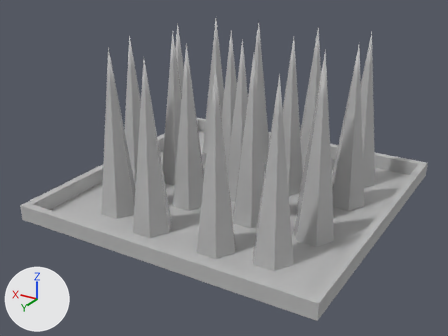
What one commit did to the FBX model UnnoetigKompliyierterDungeon/Assets/Assets/Internal_art/Spiketrap/SM_spiketrap_trap.fbx.
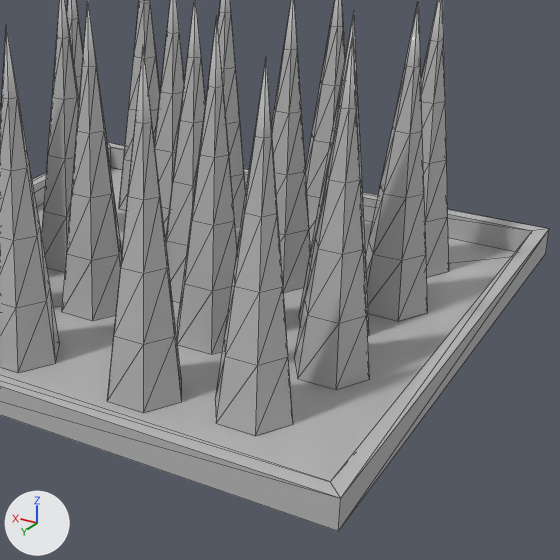
Old and new are each drawn whole from a 50 mm camera at (-1.4, 7.43, 3.89) aimed at (0.5, 4.26, 2.31) and again close up on the part from 31% to 97% of the width and 13% to 100% of the height. Every picture has the same lights, and +X, +Y and +Z are marked at lower left. The close-ups show mesh edges as thin lines. Where no turn or scale is listed for an object, it has been applied to the vertices. Vertices at the same position are counted once.

Objects in the first close-up: 'SM_Spiketrapp_ground'.
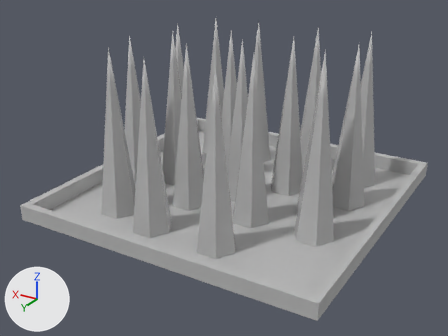
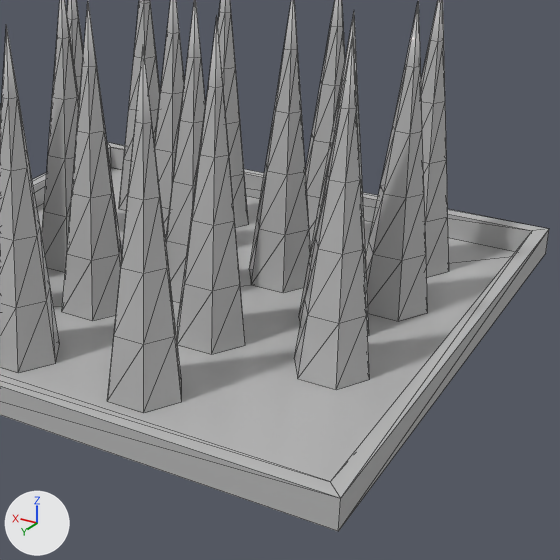
The newer file is also turned or shifted as a whole; pictures and numbers use the older file's frame.

Location of each change, (x1, y1, x2, y2) in pixels of the close-ups (560 x 560 px):
part 1 of me_mesh, deleted
    before: (215, 59, 293, 436)

The change, as a diff of the scene's bpy script:
```diff
--- a/UnnoetigKompliyierterDungeon/Assets/Assets/Internal_art/Spiketrap/SM_spiketrap_trap.fbx.py
+++ b/UnnoetigKompliyierterDungeon/Assets/Assets/Internal_art/Spiketrap/SM_spiketrap_trap.fbx.py
@@ me_mesh @@
 me_mesh.from_pydata(...)  # 605 vertices, 1052 faces; spans x -1.0..1.0, y -1.0..1.0, z -1.26..-0.2
 # used by ob_sm_spiketrapp_ground; location = (0.471, 4.105, 3.316)
+# me_mesh part 1: the loose piece of 31 vertices spanning x -0.69..-0.44, y 0.5..0.72, z -1.26..-0.2 is deleted
 me_mesh.materials.append(mat_02___default)
```
